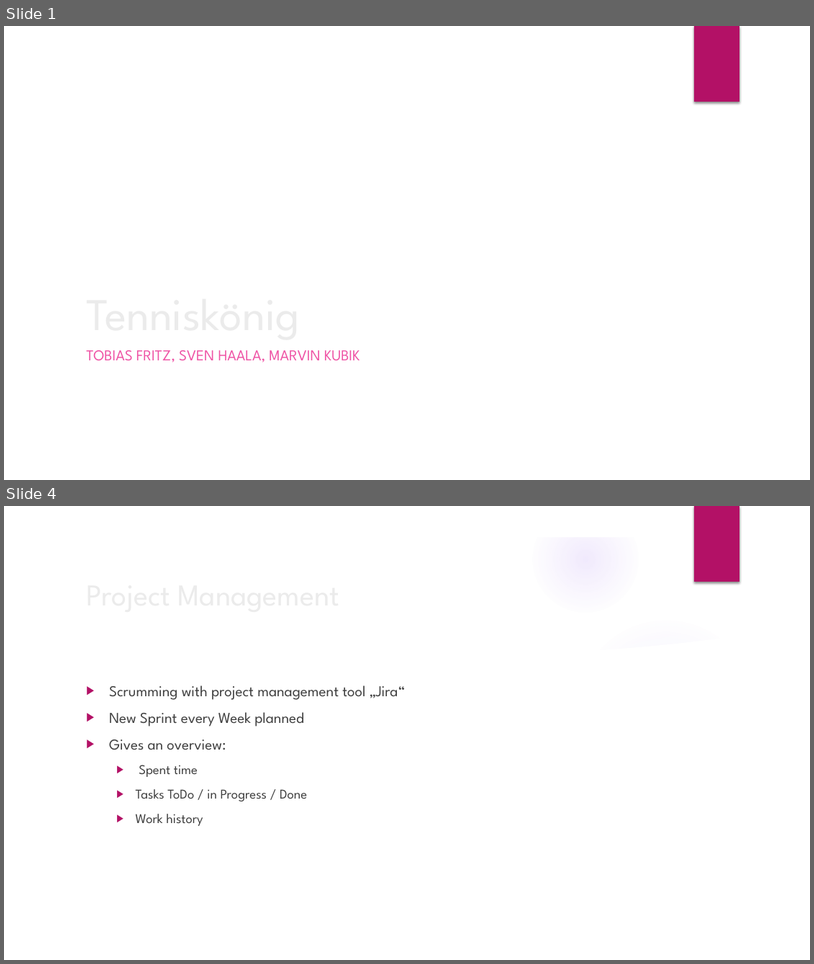
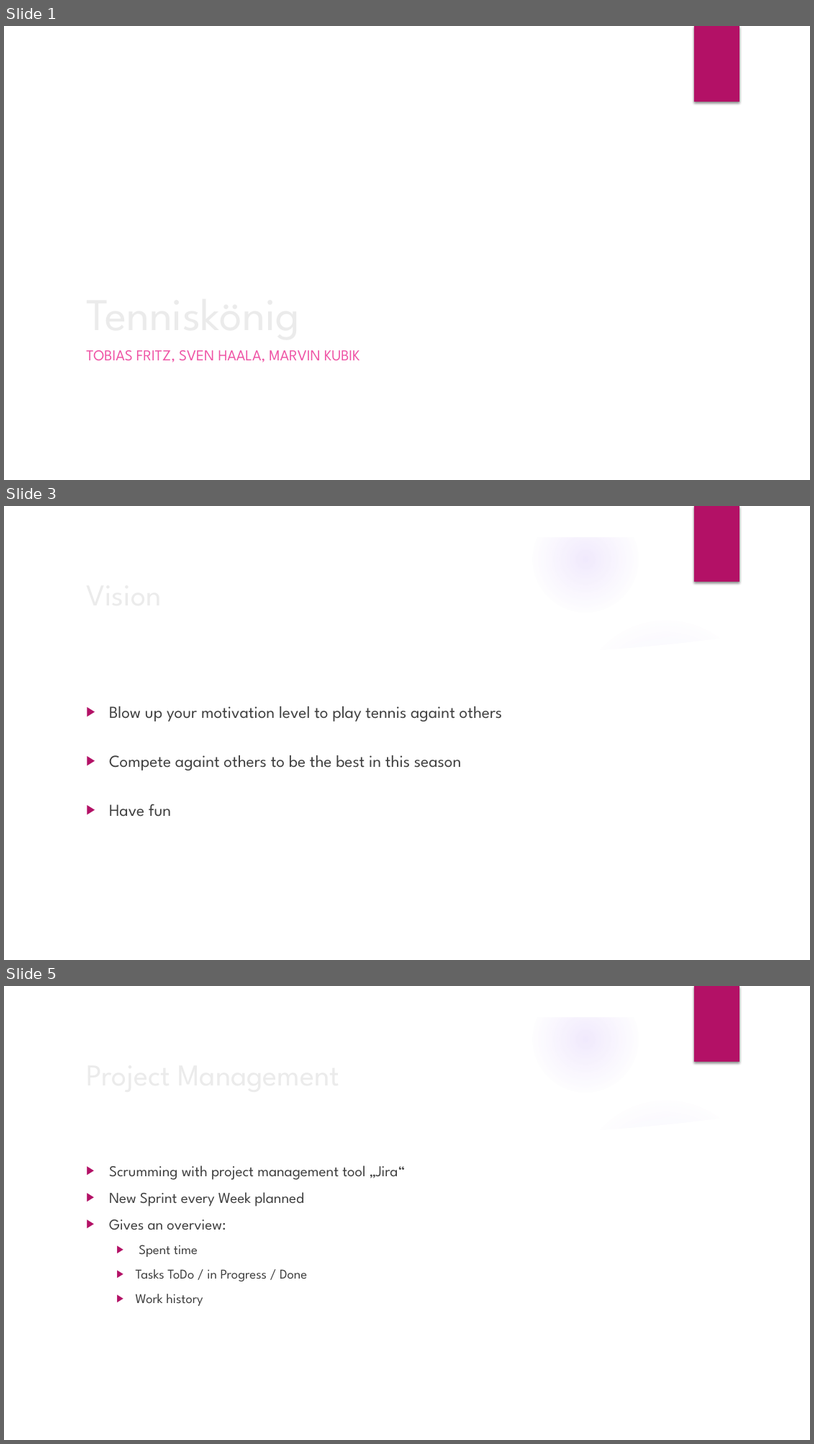
Before and after one commit to tenniskonig/Dokumentation, a slide deck: Tenniskönig.pptx. Shown one above the other, each under a label of ours: slides 1 and 4 before the commit, slides 1, 3 and 5 after it; the slides between them are not shown. The pictures are 814x964 and 814x1444 pixels, drawn with LibreOffice and Linux fonts; fonts in the diff are those of the drawing; background and template pictures are left out. Boxes give left, top, right and bottom in pixels: in the first picture for what was removed or moved away, otherwise in the second. Text is boxed around its words. In the diff, an @@ line names an element or a change of style, - is before the commit and + after.

```diff
--- a/Tenniskönig.pptx
+++ b/Tenniskönig.pptx
@@ slide 3 added at <box>4,506,810,960</box>, background picture (left out); not listed: 9 template elements that a slide beside it also shows @@
@@ title added at <box>80,570,660,617</box>, 36 pt, text #EBEBEB @@
+Vision
@@ text added at <box>109,706,503,816</box>, 20 pt, text #404040 @@
+▶ Blow up your motivation level to play tennis againt others
+▶ Compete againt others to be the best in this season
+▶ Have fun
@@ what was slide 4 is now slide 5 @@
```
Also in this commit, not shown: 3 slides changed, 15 other slides added, 1 slide removed, 1 other file.
